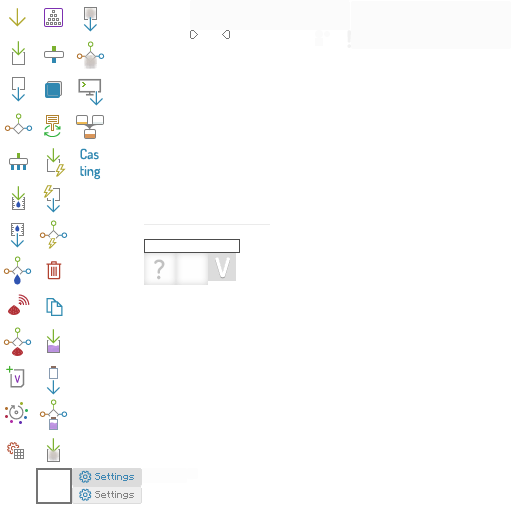
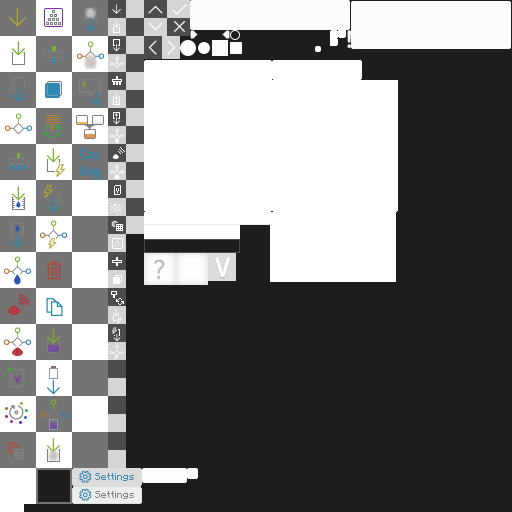
Layer changes from the first (512, 512) image to the second:
painted on "Ellipse 1" over [198, 31, 330, 54]
painted on "Radiobutton" over [180, 30, 323, 56]
painted on "checkbox_notselected" over [212, 38, 323, 56]
painted on "checkbox_selected_inside" over [230, 39, 330, 54]
showed group "BG for icons [turn off before export!]" (4 layers) over [0, 0, 512, 512]
